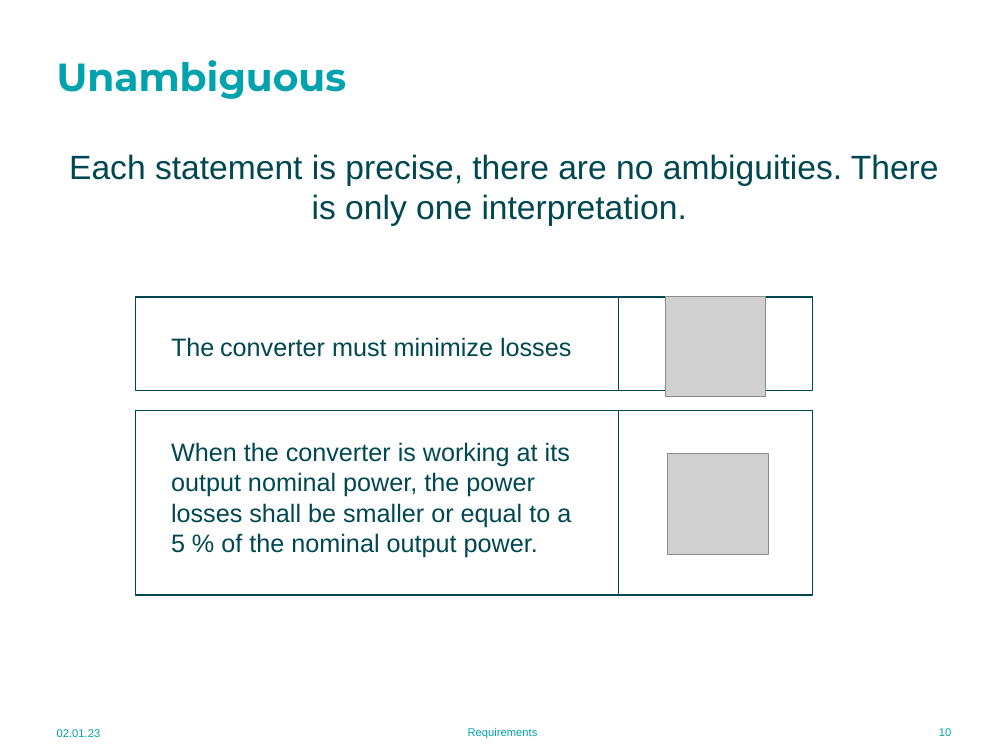
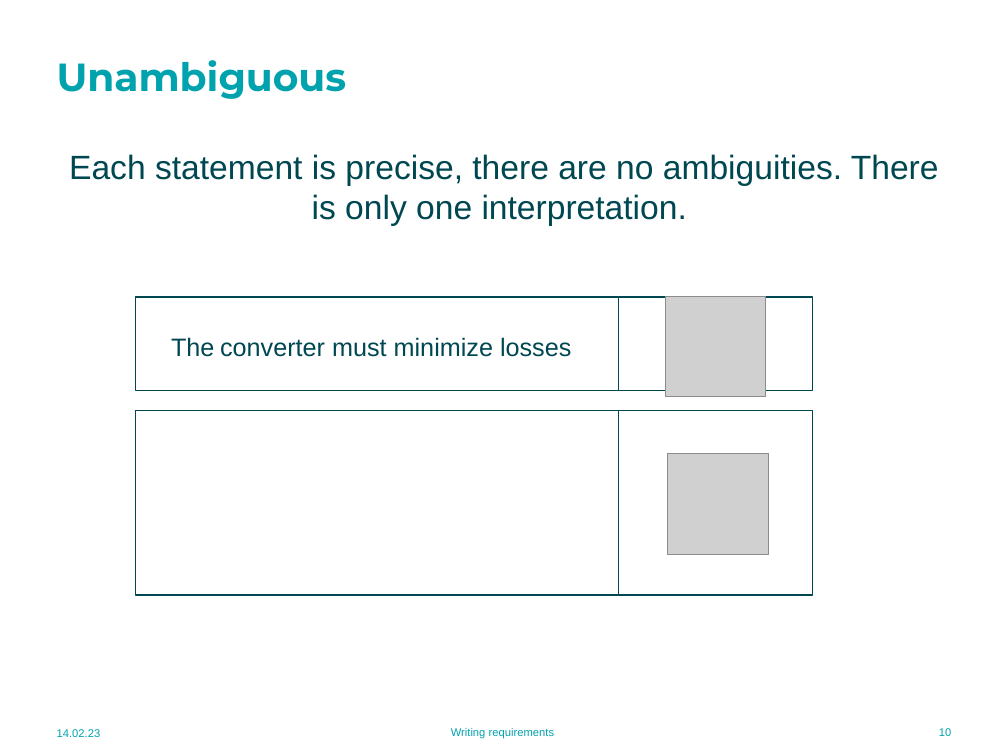
Before and after one commit to MU-MATHWORKS/MODEL-BASED-LIFE-CYCLE-WITH-MATLAB-SIMULINK, a slide deck: slide 10 of 2. Requirements/2.2 Writing requirements.pptx. Drawn at 1008x756 pixels with LibreOffice and Linux fonts; fonts in the diff are those of the drawing; grey boxes stand for pictures; background and template pictures are left out. Boxes give left, top, right and bottom in pixels: in the first picture for what was removed or moved away, otherwise in the second. Text is boxed around its words. In the diff, an @@ line names an element or a change of style, - is before the commit and + after.

Commit message:
Requirements module resources updated. Detailed exercise statement added in ppt and mlx formats.

```diff
--- a/2. Requirements/2.2 Writing requirements.pptx
+++ b/2. Requirements/2.2 Writing requirements.pptx
@@ text removed at (x1=171, y1=442, x2=571, y2=558) @@
-When the converter is working at its output nominal power, the power losses shall be smaller or equal to a 5 % of the nominal output power.
@@ text at (x1=57, y1=729, x2=101, y2=737): text changed @@
-02.01.23
+14.02.23
@@ text at (x1=451, y1=728, x2=555, y2=739): text changed @@
-Requirements
+Writing requirements
```
Also in this commit, not shown: 19 other slides changed, 2 other files.
